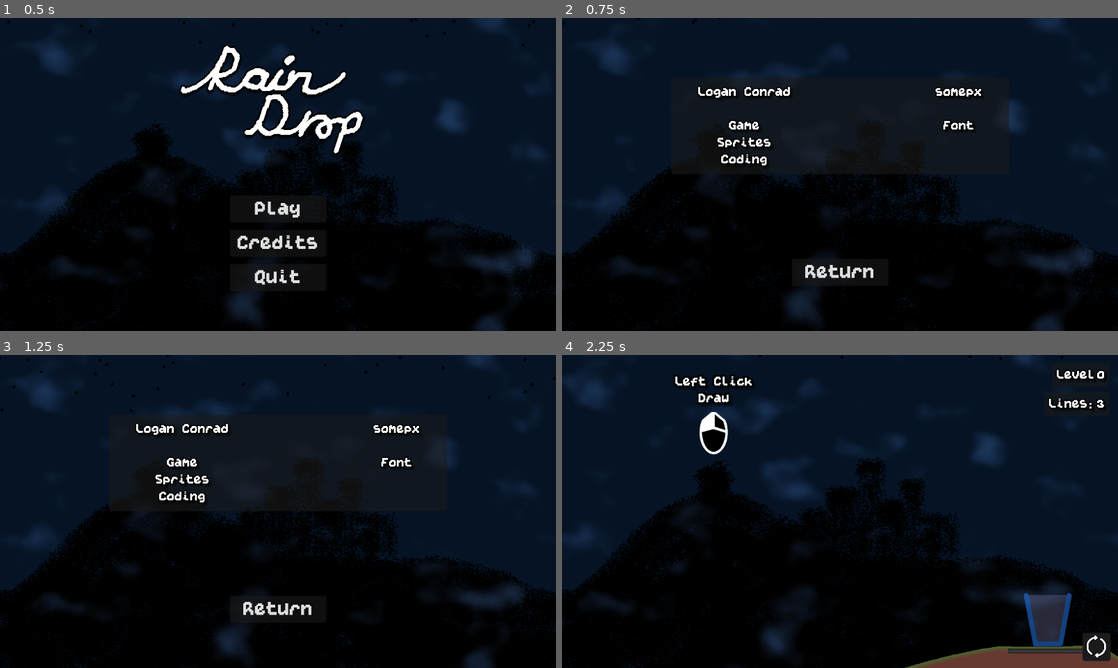
Above: before the commit, frames 1-4 (two rows, left to right).
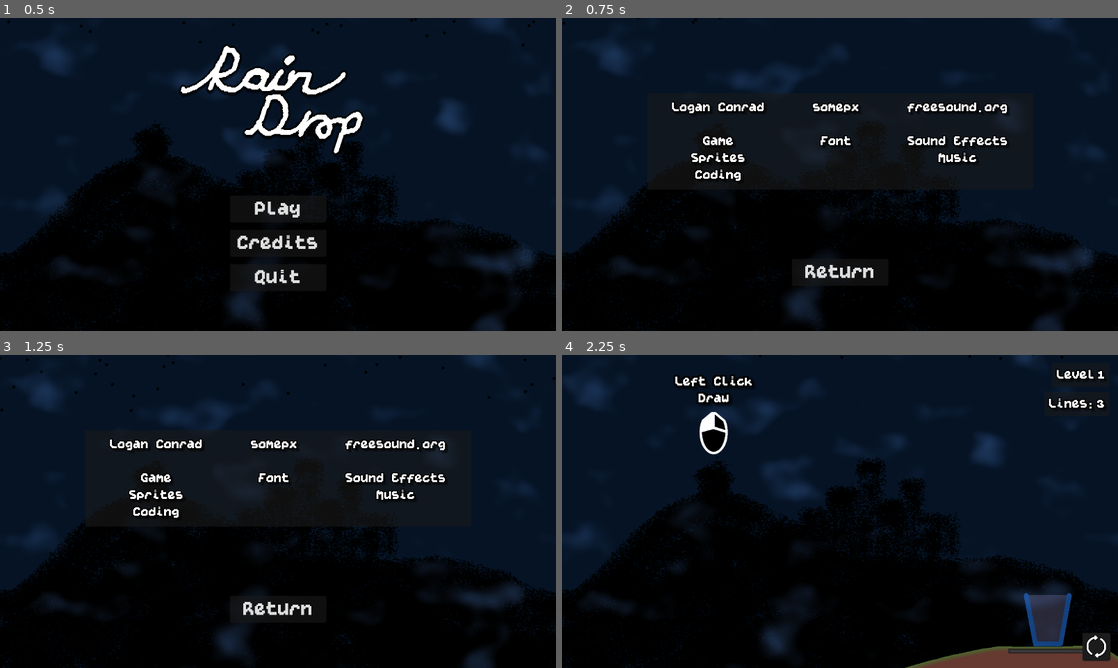
Above: after the commit, the same moments.

Repository: Alkamyst/Flow
Game: Godot game, scene res://title_screen.tscn
The game is run twice, just before and just after one commit, with the same random seed, the same clock (stepped at 60 frames per second) and the same inputs.
Inputs:
- Up to frame 1 (0.5 s): no input
- Up to frame 2 (0.75 s): click "Credits" at 0.5 s
- Up to frame 3 (1.25 s): no input
- Up to frame 4 (2.25 s): click "Return" at 1.25 s; click "Play" at 2 s

Frame 1 is identical in both runs. In frame 2, 3.6% of the frame differs, in the area x 19-83%, y 19-53%; in frame 3, 3.5%; in frame 4, less than 0.1%.

Commit message:
Sound

Diff:
--- /dev/null
+++ b/Global/Music/music.gd
@@ -0,0 +1,11 @@
+extends Node2D
+
+
+# Called when the node enters the scene tree for the first time.
+func _ready() -> void:
+	pass # Replace with function body.
+
+
+# Called every frame. 'delta' is the elapsed time since the previous frame.
+func _process(delta: float) -> void:
+	pass
--- /dev/null
+++ b/Global/Music/music.tscn
@@ -0,0 +1,11 @@
+[gd_scene load_steps=2 format=3 uid="uid://b2g8g6a14fmf1"]
+
+[ext_resource type="AudioStream" uid="uid://l0bg8msel3de" path="res://Sound/Music/music.wav" id="1_kjwxn"]
+
+[node name="Music" type="Node2D"]
+process_mode = 3
+
+[node name="AudioStreamPlayer" type="AudioStreamPlayer" parent="."]
+stream = ExtResource("1_kjwxn")
+volume_db = -12.903
+autoplay = true
--- /dev/null
+++ b/Global/SFX/GlobalSFX.tscn
@@ -0,0 +1,17 @@
+[gd_scene load_steps=4 format=3 uid="uid://lflfqxv87vb3"]
+
+[ext_resource type="Script" uid="uid://dqutagn5dmf4y" path="res://Global/SFX/global_sfx.gd" id="1_gtynd"]
+[ext_resource type="AudioStream" uid="uid://bjmb0r04211qm" path="res://Sound/SFX/rain.wav" id="2_1eadq"]
+[ext_resource type="AudioStream" uid="uid://cnqrpsftdlve" path="res://Sound/SFX/menuButton.wav" id="2_rayrq"]
+
+[node name="GlobalSfx" type="Node2D"]
+script = ExtResource("1_gtynd")
+
+[node name="Rain" type="AudioStreamPlayer" parent="."]
+stream = ExtResource("2_1eadq")
+volume_db = -30.0
+autoplay = true
+
+[node name="Button" type="AudioStreamPlayer" parent="."]
+stream = ExtResource("2_rayrq")
+volume_db = -10.0
--- /dev/null
+++ b/Global/SFX/global_sfx.gd
@@ -0,0 +1,6 @@
+extends Node2D
+
+@onready var SFXButton: AudioStreamPlayer = $Button
+
+func playSFXButton():
+	SFXButton.play()
--- a/Objects/Line Adder/line_adder.tscn
+++ b/Objects/Line Adder/line_adder.tscn
@@ -1,10 +1,11 @@
-[gd_scene load_steps=8 format=3 uid="uid://dkwteo8ur3mwy"]
+[gd_scene load_steps=9 format=3 uid="uid://dkwteo8ur3mwy"]
 
 [ext_resource type="Script" uid="uid://b205hitcvum0g" path="res://line_adder.gd" id="1_njg4o"]
 [ext_resource type="LabelSettings" uid="uid://f7dam1q7hc1i" path="res://Fonts/Lines.tres" id="2_74cim"]
 [ext_resource type="PackedScene" uid="uid://dm6qi2ixxck50" path="res://Objects/Transition/transition.tscn" id="3_0bw7j"]
 [ext_resource type="StyleBox" uid="uid://cvbx7pq1opker" path="res://Objects/Line Adder/reset.tres" id="3_k2qwi"]
 [ext_resource type="Texture2D" uid="uid://dcqfas5ynq3y5" path="res://Sprites/Reset/Reset.png" id="3_yc4s0"]
+[ext_resource type="AudioStream" uid="uid://bpkelgjxvjxv1" path="res://Sound/SFX/drawClick.wav" id="6_fiq5r"]
 
 [sub_resource type="StyleBoxFlat" id="StyleBoxFlat_k2qwi"]
 content_margin_left = 4.0
@@ -123,4 +124,13 @@
 
 [node name="Transition" parent="." instance=ExtResource("3_0bw7j")]
 
+[node name="SFX" type="Node2D" parent="."]
+
+[node name="Draw" type="AudioStreamPlayer2D" parent="SFX"]
+stream = ExtResource("6_fiq5r")
+
+[node name="DrawRelease" type="AudioStreamPlayer2D" parent="SFX"]
+stream = ExtResource("6_fiq5r")
+pitch_scale = 0.8
+
 [connection signal="button_down" from="CanvasLayer/ResetButton" to="." method="_on_reset_button_button_down"]
--- a/Objects/Line/line.gd
+++ b/Objects/Line/line.gd
@@ -5,6 +5,9 @@
 @onready var Col: CollisionShape2D = $CollisionShape2D
 @onready var MouseCol: CollisionShape2D = $MouseArea2D/CollisionShape2D
 @onready var Line: Line2D = $Line2D
+
+@onready var SFX: Node2D = $SFX
+@onready var SFX_Erase: AudioStreamPlayer2D = $SFX/Erase
 
 var drawn: bool = false
 
@@ -14,6 +17,9 @@
 const WHITE = Color("ffffffff")
 
 var mouseIn: bool = false
+
+func playSFXErase():
+	SFX_Erase.play()
 
 # Called when the node enters the scene tree for the first time.
 func _ready():
@@ -39,6 +45,10 @@
 			get_parent().popArray(get_parent().lineArray.find(self))
 			get_parent().subLinesPlaced()
 
+			playSFXErase()
+			SFX_Erase.global_position = points[0]
+			SFX_Erase.reparent(get_tree().current_scene)
+
 func enable():
 	drawn = true
 	Col.disabled = false
--- a/Objects/Line/line.tscn
+++ b/Objects/Line/line.tscn
@@ -1,6 +1,7 @@
-[gd_scene load_steps=3 format=3 uid="uid://dt08eapmjxf6q"]
+[gd_scene load_steps=4 format=3 uid="uid://dt08eapmjxf6q"]
 
 [ext_resource type="Script" uid="uid://bymfiroyx5c2k" path="res://Objects/Line/line.gd" id="1_xf1pa"]
+[ext_resource type="AudioStream" uid="uid://bwfsxw0327d8d" path="res://Sound/SFX/erase.wav" id="2_d02lv"]
 
 [sub_resource type="RectangleShape2D" id="RectangleShape2D_xf1pa"]
 resource_local_to_scene = true
@@ -28,5 +29,10 @@
 disabled = true
 debug_color = Color(0.92941177, 0.22352941, 0.3882353, 1)
 
+[node name="SFX" type="Node2D" parent="."]
+
+[node name="Erase" type="AudioStreamPlayer2D" parent="SFX"]
+stream = ExtResource("2_d02lv")
+
 [connection signal="mouse_entered" from="MouseArea2D" to="." method="_on_mouse_area_2d_mouse_entered"]
 [connection signal="mouse_exited" from="MouseArea2D" to="." method="_on_mouse_area_2d_mouse_exited"]
--- a/UI/Level Complete Menu/level_complete_menu.gd
+++ b/UI/Level Complete Menu/level_complete_menu.gd
@@ -3,4 +3,5 @@
 const TRANSITION_TIME = 0.1
 
 func _on_next_level_button_button_down():
+	GlobalSFX.playSFXButton()
 	Globals.next_level = true
--- a/WaterPhysics.gd
+++ b/WaterPhysics.gd
@@ -7,6 +7,10 @@
 @export var spawn_time = 5.0
 var water_particles = []
 var process: bool = true
+
+@onready var SFXRain: AudioStreamPlayer2D = $SFXRain
+const MAX_VOLUME: float = -20.0
+var volume: float = -80.0
 
 func create_particle():
 	var ps = PhysicsServer2D
@@ -82,7 +86,12 @@
 		Globals.total_water_particles -=1
 
 func _process(_delta):
+	SFXRain.volume_db = volume
+	if volume < MAX_VOLUME:
+		volume += 0.5
+
 	if Globals.paused:
+		SFXRain.stream_paused = true
 		process = false
 	if Globals.reset:
 		removeWater()
--- a/credits_screen.gd
+++ b/credits_screen.gd
@@ -5,4 +5,5 @@
 var title_scene = "res://title_screen.tscn"
 
 func _on_return_button_button_down():
+	GlobalSFX.playSFXButton()
 	get_tree().change_scene_to_file(title_scene)
--- a/credits_screen.tscn
+++ b/credits_screen.tscn
@@ -42,10 +42,10 @@
 anchor_top = 0.5
 anchor_right = 0.5
 anchor_bottom = 0.5
-offset_left = -350.0
-offset_top = -201.0
-offset_right = 350.0
-offset_bottom = -1.0
+offset_left = -400.0
+offset_top = -169.0
+offset_right = 400.0
+offset_bottom = 31.0
 grow_horizontal = 2
 grow_vertical = 2
 
@@ -62,7 +62,7 @@
 offset_bottom = 86.0
 grow_horizontal = 2
 grow_vertical = 2
-theme_override_constants/separation = 300
+theme_override_constants/separation = 100
 
 [node name="Label" type="Label" parent="CanvasLayer/Panel/HBoxContainer"]
 layout_mode = 2
@@ -84,4 +84,14 @@
 label_settings = ExtResource("4_qvca1")
 horizontal_alignment = 1
 
+[node name="Label3" type="Label" parent="CanvasLayer/Panel/HBoxContainer"]
+layout_mode = 2
+text = "freesound.org
+
+Sound Effects
+Music
+"
+label_settings = ExtResource("4_qvca1")
+horizontal_alignment = 1
+
 [connection signal="button_down" from="CanvasLayer/VBoxContainer/ReturnButton" to="." method="_on_return_button_button_down"]
--- a/line_adder.gd
+++ b/line_adder.gd
@@ -8,17 +8,30 @@
 @onready var numLabel: Label = $CanvasLayer/Panel/HBoxContainer/NumLabel
 @onready var levelNumLabel: Label = $CanvasLayer/LevelPanel/HBoxContainer/NumLabel
 
+@onready var SFX: Node2D = $SFX
+@onready var SFX_Draw: AudioStreamPlayer2D = $SFX/Draw
+@onready var SFX_DrawRelease: AudioStreamPlayer2D = $SFX/DrawRelease
+
 var canClick: bool = false
 
 # Called when the node enters the scene tree for the first time.
 func _ready():
 	pass # Replace with function body.
 
+func playSFXDraw():
+	SFX_Draw.play()
+
+func playSFXDrawRelease():
+	SFX_DrawRelease.play()
+
 
 # Called every frame. 'delta' is the elapsed time since the previous frame.
 func _process(_delta):
+	SFX.global_position = get_global_mouse_position()
+
 	if canClick:
 		if Input.is_action_just_pressed("Click"):
+			playSFXDraw()
 			new_line = LINE.instantiate()
 			add_child(new_line)
 			new_line.points[0] = get_global_mouse_position()
@@ -30,13 +43,14 @@
 				new_line.points[1] = get_global_mouse_position()
 		elif Input.is_action_just_released("Click"):
 			if new_line:
+				playSFXDrawRelease()
 				new_line.enable()
 				if linesPlaced < lines:
 					linesPlaced += 1
 
 	numLabel.text = str(lines - linesPlaced)
 
-	levelNumLabel.text = str(Globals.cur_level)
+	levelNumLabel.text = str(Globals.cur_level + 1)
 
 	canClick = true
 
--- a/project.godot
+++ b/project.godot
@@ -21,6 +21,8 @@
 
 Globals="*res://Global/Globals.tscn"
 LevelList="*res://Global/Level List/level_list.tscn"
+Music="*res://Global/Music/music.tscn"
+GlobalSFX="*res://Global/SFX/GlobalSFX.tscn"
 
 [display]
 
--- a/title_screen.gd
+++ b/title_screen.gd
@@ -11,13 +11,16 @@
 	Globals.reset = false
 
 func _on_play_button_button_down():
+	GlobalSFX.playSFXButton()
 	var next_level_file = LevelList.getLevel(Globals.cur_level)
 	get_tree().change_scene_to_file(next_level_file)
 
 
 func _on_credits_button_button_down():
+	GlobalSFX.playSFXButton()
 	get_tree().change_scene_to_file(credits_screen)
 
 
 func _on_quit_button_button_down():
+	GlobalSFX.playSFXButton()
 	get_tree().quit()
--- a/title_screen.tscn
+++ b/title_screen.tscn
@@ -4,6 +4,21 @@
 [ext_resource type="PackedScene" uid="uid://c8m5eop682bob" path="res://Objects/Background/background.tscn" id="1_v6p8y"]
 [ext_resource type="Texture2D" uid="uid://c3ts8ar2jaq57" path="res://Sprites/Title/Title.png" id="2_ak2if"]
 [ext_resource type="FontFile" uid="uid://ulnndspn78qi" path="res://Fonts/Awesome 9.ttf" id="3_ig5kc"]
+
+[sub_resource type="Animation" id="Animation_ig5kc"]
+length = 0.001
+tracks/0/type = "value"
+tracks/0/imported = false
+tracks/0/enabled = true
+tracks/0/path = NodePath("TextureRect:position:y")
+tracks/0/interp = 1
+tracks/0/loop_wrap = true
+tracks/0/keys = {
+"times": PackedFloat32Array(0),
+"transitions": PackedFloat32Array(1),
+"update": 1,
+"values": [18.0]
+}
 
 [sub_resource type="Animation" id="Animation_ak2if"]
 resource_name = "new_animation"
@@ -20,21 +35,6 @@
 "transitions": PackedFloat32Array(-2, -2),
 "update": 0,
 "values": [18.0, 40.0]
-}
-
-[sub_resource type="Animation" id="Animation_ig5kc"]
-length = 0.001
-tracks/0/type = "value"
-tracks/0/imported = false
-tracks/0/enabled = true
-tracks/0/path = NodePath("TextureRect:position:y")
-tracks/0/interp = 1
-tracks/0/loop_wrap = true
-tracks/0/keys = {
-"times": PackedFloat32Array(0),
-"transitions": PackedFloat32Array(1),
-"update": 1,
-"values": [18.0]
 }
 
 [sub_resource type="AnimationLibrary" id="AnimationLibrary_05l2w"]
--- a/water_physics.tscn
+++ b/water_physics.tscn
@@ -1,7 +1,12 @@
-[gd_scene load_steps=2 format=3 uid="uid://b0jw83q1iis5l"]
+[gd_scene load_steps=3 format=3 uid="uid://b0jw83q1iis5l"]
 
 [ext_resource type="Script" uid="uid://ba6yrkm3w7vcy" path="res://WaterPhysics.gd" id="1_o3x23"]
+[ext_resource type="AudioStream" uid="uid://bjmb0r04211qm" path="res://Sound/SFX/rain.wav" id="2_61ljo"]
 
 [node name="WaterPhysics" type="Node2D"]
 process_mode = 3
 script = ExtResource("1_o3x23")
+
+[node name="SFXRain" type="AudioStreamPlayer2D" parent="."]
+stream = ExtResource("2_61ljo")
+volume_db = -80.0
Not shown, added: Global/Music/music.gd.uid
Not shown, added: Global/SFX/global_sfx.gd.uid
Not shown, added: Sound/Music/music.wav.import
Not shown, added: Sound/SFX/drawClick.wav.import
Not shown, added: Sound/SFX/erase.wav.import
Not shown, added: Sound/SFX/menuButton.wav.import
Not shown, added: Sound/SFX/rain.wav.import
Not shown, added: Sound/SFX/resetClick.mp3.import
Not shown, added: Sound/Music/music.aup3
Not shown, added: Sound/Music/music.wav
Not shown, added: Sound/SFX/drawClick.wav
Not shown, added: Sound/SFX/erase.wav
(and 3 more such lines)
